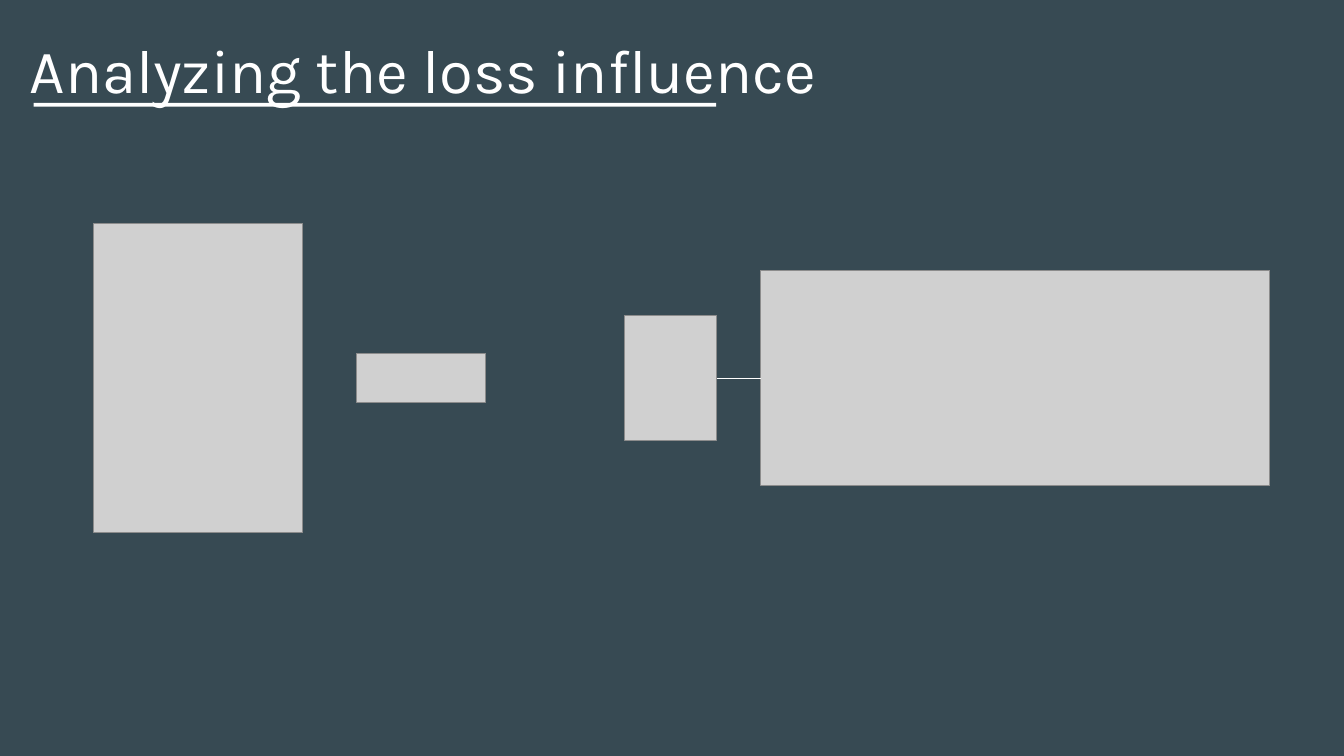
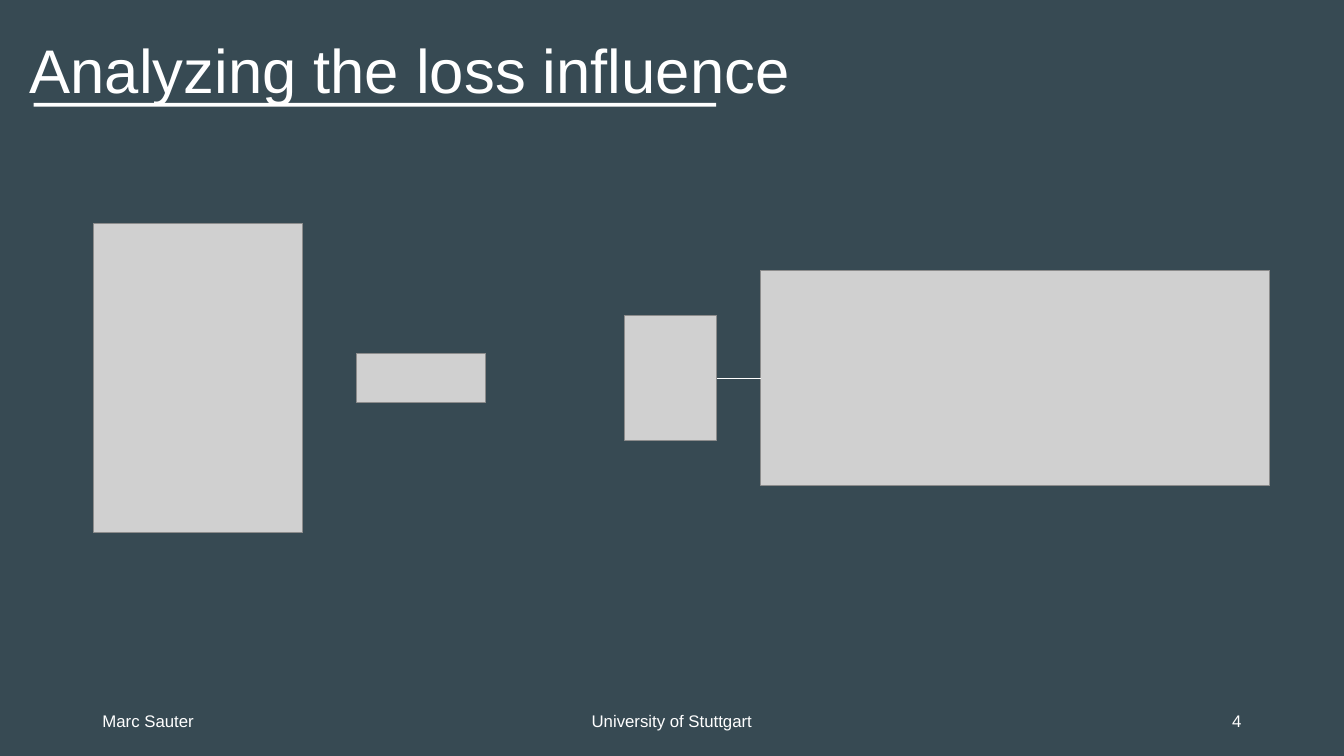
Before and after one commit to ma-sauter/Talks, a slide deck: slide 20 of dpg-fruehjahrstagung-2024/Presentation/Presentation_Marc_Sauter.pptx. Drawn at 1344x756 pixels with LibreOffice and Linux fonts; fonts in the diff are those of the drawing; grey boxes stand for pictures. Boxes give left, top, right and bottom in pixels: in the first picture for what was removed or moved away, otherwise in the second. Text is boxed around its words. In the diff, an @@ line names an element or a change of style, - is before the commit and + after.

Commit message:
Stand vor Uni Stuttgart design implementation

```diff
--- a/dpg-fruehjahrstagung-2024/Presentation/Presentation_Marc_Sauter.pptx
+++ b/dpg-fruehjahrstagung-2024/Presentation/Presentation_Marc_Sauter.pptx
@@ title "Analyzing the loss influence" at box(30, 48, 789, 104): font Karla to Arial @@
@@ text added at box(102, 715, 193, 727), 12 pt, text #FFFFFF @@
+Marc Sauter
@@ text added at box(592, 715, 751, 731), 12 pt, text #FFFFFF @@
+University of Stuttgart
@@ text added at box(1232, 715, 1241, 727), 12 pt, text #FFFFFF @@
+4
```
Also in this commit, not shown: 45 other slides changed.
